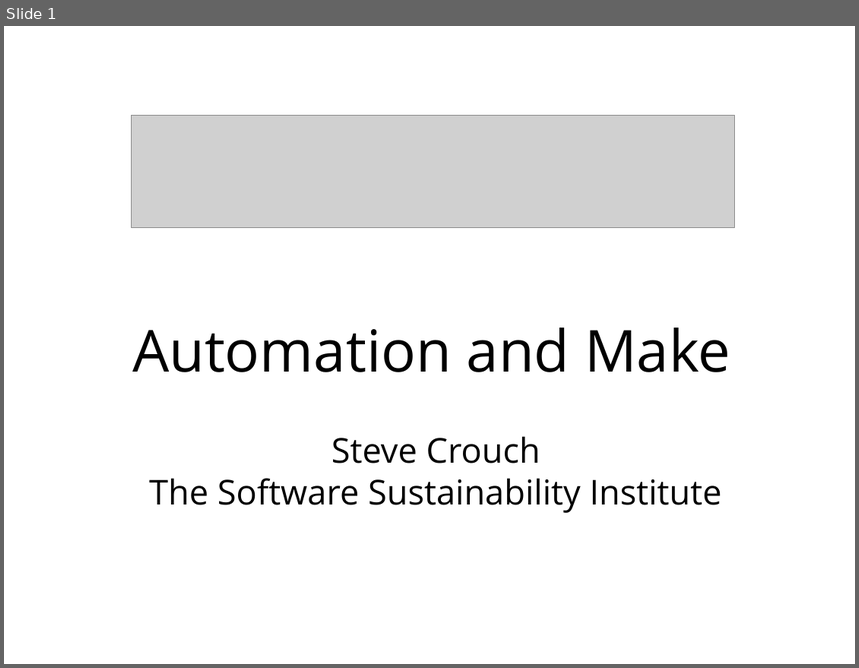
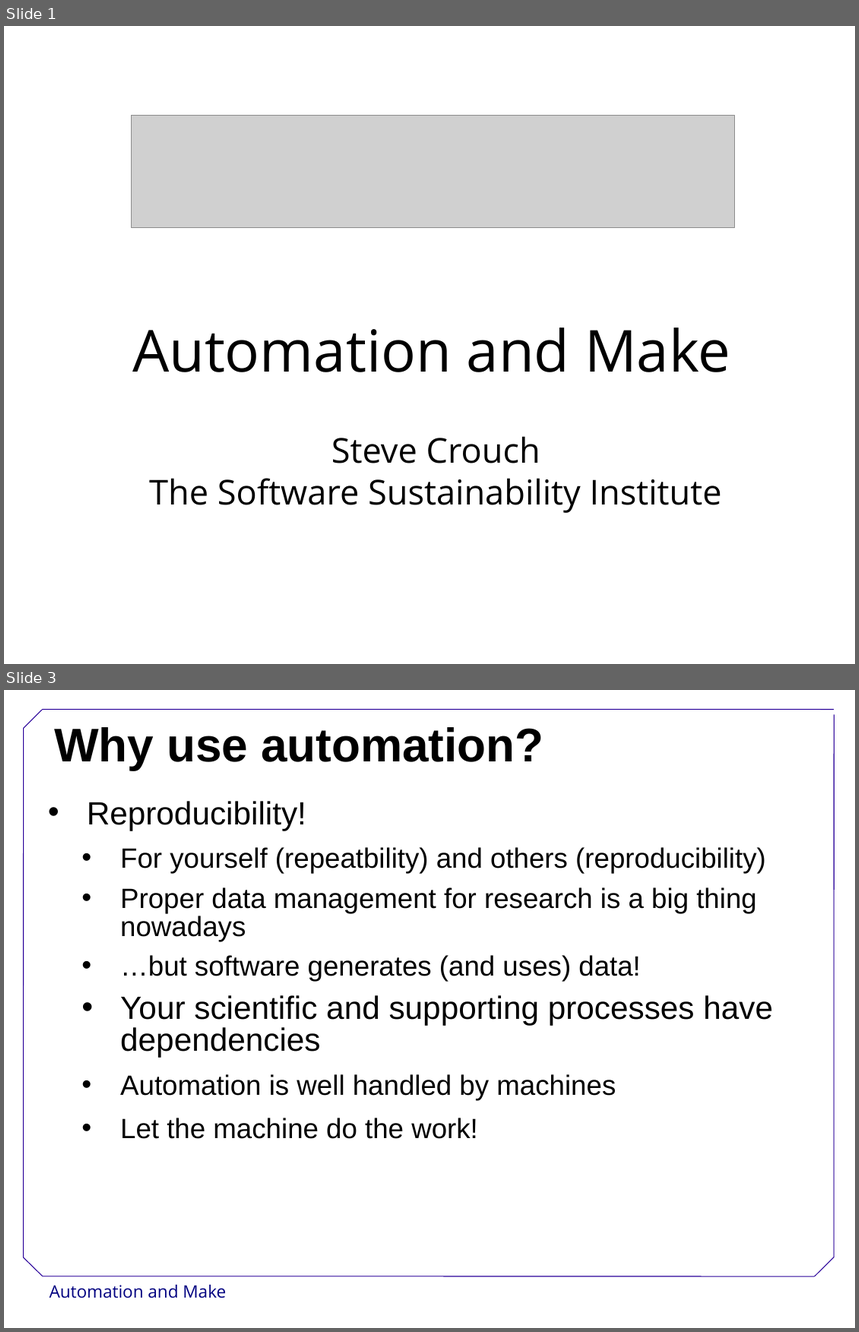
Before and after one commit to swcarpentry/DEPRECATED-boot-camps, a slide deck: AutomationMake.ppt. Shown one above the other, each under a label of ours: slide 1 before the commit, slides 1 and 3 after it; the slides between them are not shown. The pictures are 859x668 and 859x1332 pixels, drawn with LibreOffice and Linux fonts; fonts in the diff are those of the drawing; grey boxes stand for pictures; background and template pictures are left out. Boxes give left, top, right and bottom in pixels: in the first picture for what was removed or moved away, otherwise in the second. Text is boxed around its words. In the diff, an @@ line names an element or a change of style, - is before the commit and + after.

```diff
--- a/AutomationMake.ppt
+++ b/AutomationMake.ppt
@@ slide 3 added at box(4, 690, 855, 1328), background #FFFFFF @@
@@ title added at box(54, 727, 544, 770), 44 pt, text #000000, bold @@
+Why use automation?
@@ text added at box(87, 801, 773, 1139), 26 pt, text #000000 @@
+• Reproducibility!
+  • For yourself (repeatbility) and others (reproducibility)
+  • Proper data management for research is a big thing nowadays
+  • …but software generates (and uses) data!
+  • Your scientific and supporting processes have dependencies
+    • Automation is well handled by machines
+    • Let the machine do the work!
@@ group added at box(23, 709, 835, 1277): 7 lines @@
@@ rectangle added at box(710, 1277, 818, 1308), fill #FFFFFF @@
@@ text added at box(50, 1285, 226, 1299), 16 pt, text #000080 @@
+Automation and Make
```
Also in this commit, not shown: 14 slides changed, 1 slide removed, 6 other files.
